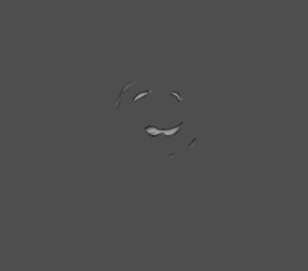
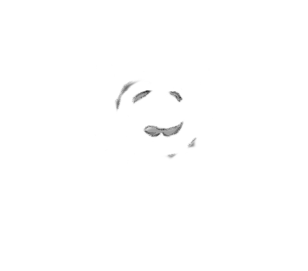
Before/after of a 308×271 layered artwork. What changed in the layer stack:
hid "Layer 4" over [0,0,308,271]
